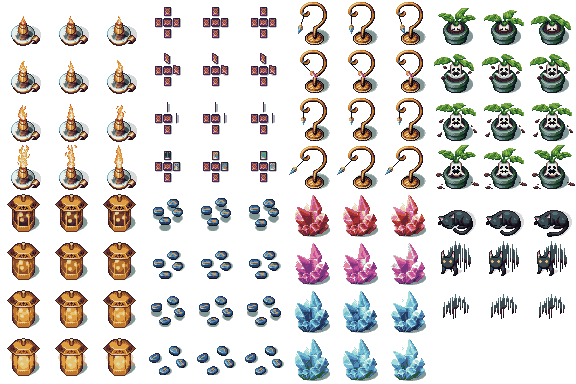
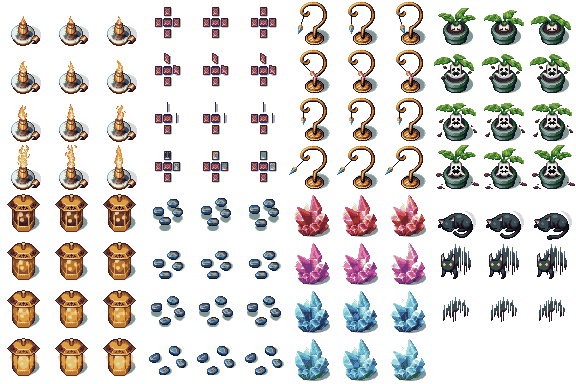
Revision of a layered w=576, h=384 image; what changed, layer by layer:
painted on "Layer 0" over [438, 210, 569, 322]